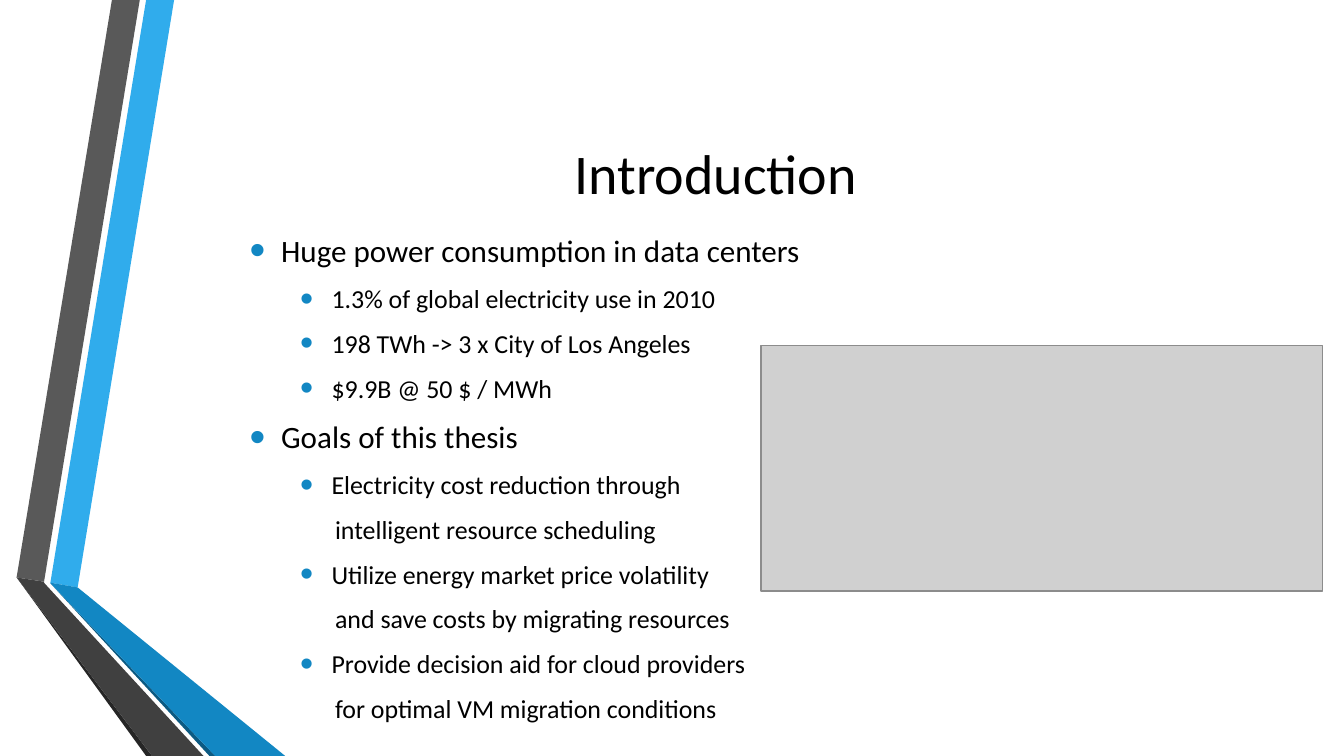
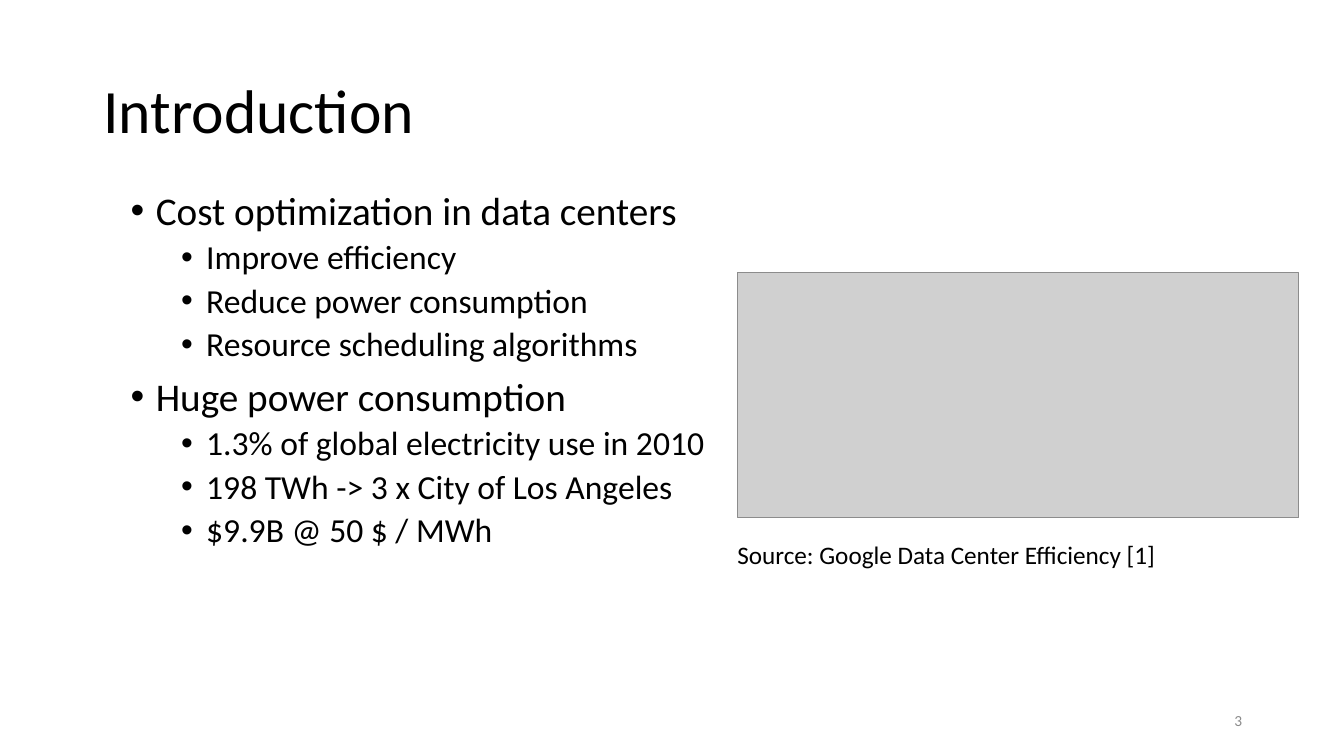
Before and after one commit to and2egg/diploma-thesis, a slide deck: slide 3 of Presentation/Cost aware resource management in distributed cloud data centers.pptx. Drawn at 1344x756 pixels with LibreOffice and Linux fonts; fonts in the diff are those of the drawing; grey boxes stand for pictures; background and template pictures are left out. Boxes give left, top, right and bottom in pixels: in the first picture for what was removed or moved away, otherwise in the second. Text is boxed around its words. In the diff, an @@ line names an element or a change of style, - is before the commit and + after.

```diff
--- a/Presentation/Cost aware resource management in distributed cloud data centers.pptx
+++ b/Presentation/Cost aware resource management in distributed cloud data centers.pptx
@@ title "Introduction": place and size @@
-title "Introduction" at <box>575,155,857,195</box>
+title "Introduction" at <box>103,90,414,134</box>
@@ title "Introduction" at <box>103,90,414,134</box>: size 40 to 44 pt; alignment centre to left; line spacing 1 to 0.9 @@
@@ text "Cost optimization in data centers": place and size @@
-text "Cost optimization in data centers" at <box>281,240,800,723</box>
+text "Cost optimization in data centers" at <box>156,197,704,546</box>
@@ text "Cost optimization in data centers" at <box>156,197,704,546</box>: vertical alignment middle to top @@
@@ text at <box>156,197,677,418</box>: text changed; size 22.2 to 24 pt @@
-• Huge power consumption in data centers
+• Cost optimization in data centers
+  • Improve efficiency
+  • Reduce power consumption
+  • Resource scheduling algorithms
+• Huge power consumption
@@ picture: place and size @@
-picture at <box>761,346,1323,591</box>
+picture at <box>738,273,1300,518</box>
@@ text at <box>206,431,704,546</box>: size 18.5 to 24 pt in "1.3% of global electricity use in 2010", "198 TWh -> 3 x City of ...", "$9.9B @ 50 $ / MWh"; indent changed; line spacing 1 to 0.9; less space between paragraphs @@
@@ text at <box>281,426,745,723</box>: paragraphs removed @@
-• Goals of this thesis
-  • Electricity cost reduction through
-  intelligent resource scheduling
-  • Utilize energy market price volatility
-  and save costs by migrating resources
-  • Provide decision aid for cloud providers
-  for optimal VM migration conditions
@@ text added at <box>737,545,1155,569</box>, 18 pt, text #000000 @@
+Source: Google Data Center Efficiency [1]
@@ group removed at <box>16,0,285,756</box>: 6 freeform shapes @@
@@ page number added at <box>1234,716,1242,726</box>, 11 pt, text #8C8C8C @@
+3
```
Also in this commit, not shown: 15 other slides changed, 8 slides added, 10 slides removed, 7 other files.
